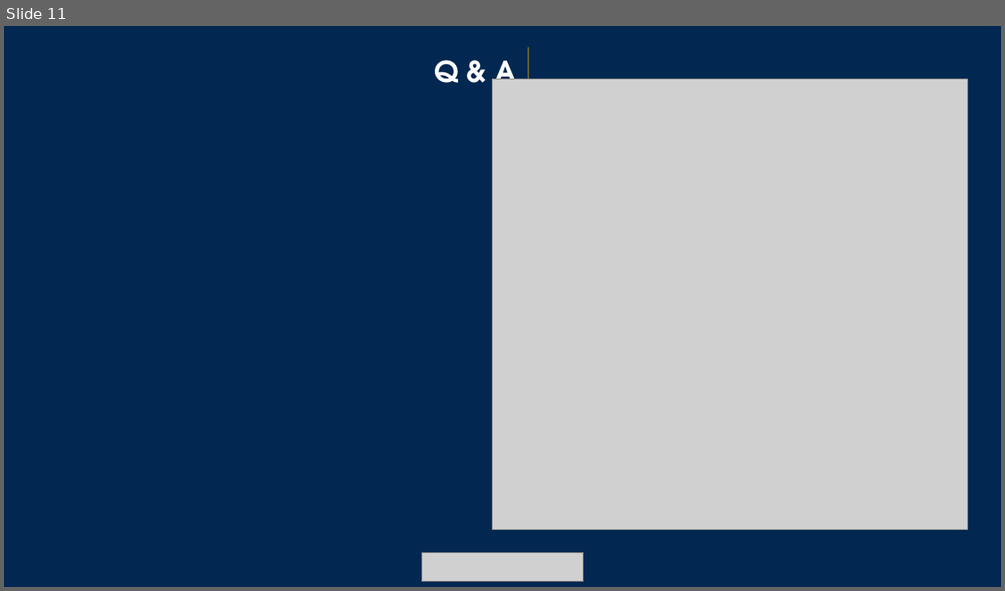
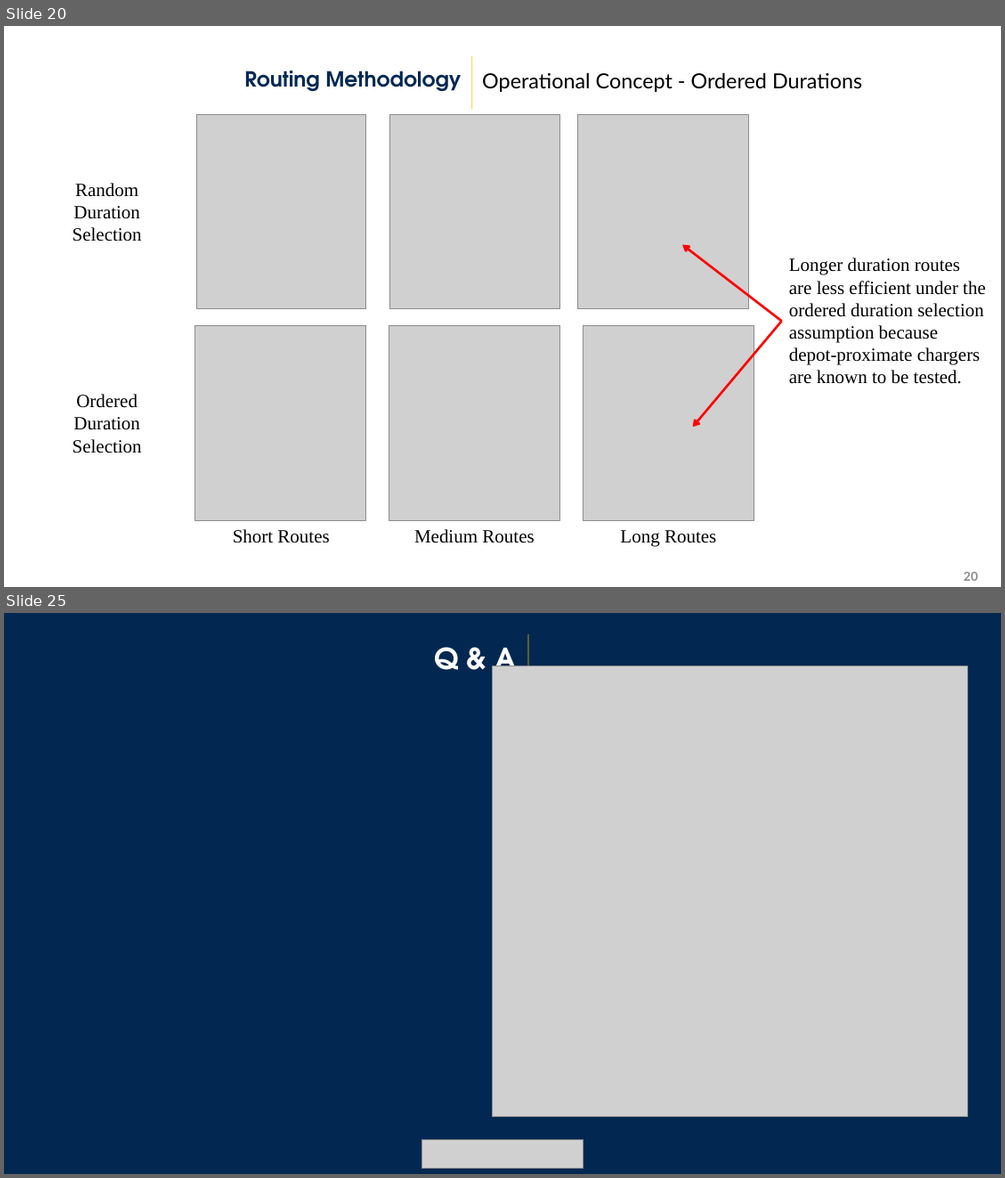
Before and after one commit to airabino/electric_vrp, a slide deck: 02_07_24.pptx. Shown one above the other, each under a label of ours: slide 11 before the commit, slides 20 and 25 after it; the slides between them are not shown. The pictures are 1005x591 and 1005x1178 pixels, drawn with LibreOffice and Linux fonts; fonts in the diff are those of the drawing; grey boxes stand for pictures; background and template pictures are left out. Boxes give left, top, right and bottom in pixels: in the first picture for what was removed or moved away, otherwise in the second. Text is boxed around its words. In the diff, an @@ line names an element or a change of style, - is before the commit and + after.

```diff
--- a/02_07_24.pptx
+++ b/02_07_24.pptx
@@ slide 20 added at bbox=[4, 26, 1001, 587], background picture (left out) @@
@@ text added at bbox=[244, 70, 461, 91], 20 pt, text #002855, bold @@
+Routing Methodology
@@ rectangle added at bbox=[472, 56, 472, 109], fill #FFBF00 @@
@@ text added at bbox=[482, 72, 862, 92], 20 pt, text #000000 @@
+Operational Concept - Ordered Durations
@@ text added at bbox=[73, 183, 142, 241], 18 pt, text #000000 @@
+Random Duration Selection
@@ arrow added from (782, 321) to (682, 244), #FF0000 2.25 pt @@
@@ text added at bbox=[789, 257, 986, 384], 18 pt, text #000000 @@
+Longer duration routes are less efficient under the ordered duration selection assumption because depot-proximate chargers are known to be tested.
@@ group added at bbox=[194, 114, 754, 520]: 6 pictures @@
@@ arrow added from (782, 321) to (693, 426), #FF0000 2.25 pt @@
@@ text added at bbox=[73, 394, 142, 453], 18 pt, text #000000 @@
+Ordered Duration Selection
@@ text added at bbox=[233, 529, 329, 543], 18 pt, text #000000 @@
+Short Routes
@@ text added at bbox=[414, 529, 534, 543], 18 pt, text #000000 @@
+Medium Routes
@@ text added at bbox=[620, 530, 716, 547], 18 pt, text #000000 @@
+Long Routes
@@ page number added at bbox=[963, 572, 978, 580], 12 pt, text #8C8C8C, bold @@
+20
@@ what was slide 11 is now slide 25 @@
```
Also in this commit, not shown: 7 slides changed, 13 other slides added, 21 other files.
